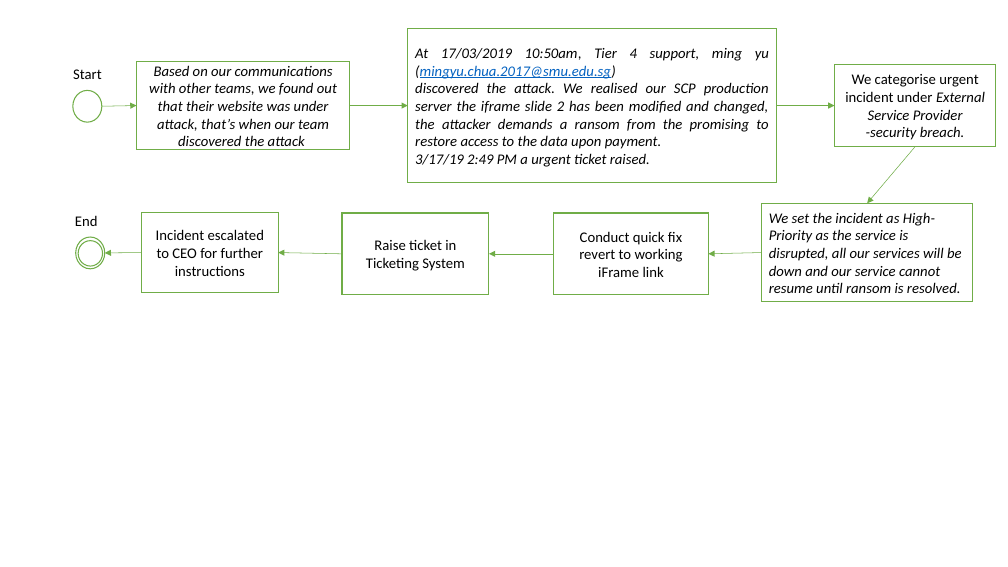
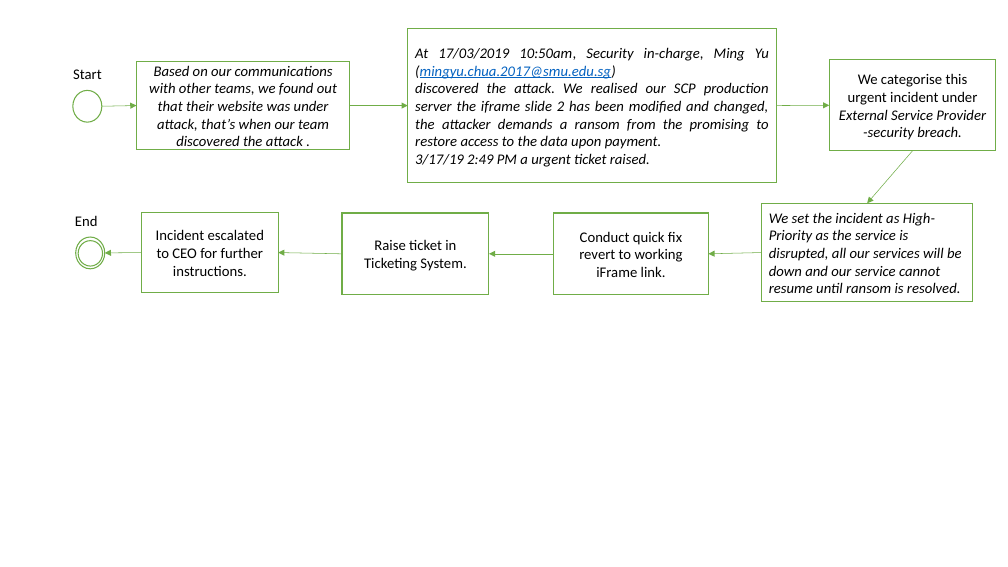
Before and after one commit to cmy96/esm214, a slide deck: slide 1 of IM Procedure.pptx. Drawn at 1008x567 pixels with LibreOffice and Linux fonts; fonts in the diff are those of the drawing. Boxes give left, top, right and bottom in pixels: in the first picture for what was removed or moved away, otherwise in the second. Text is boxed around its words. In the diff, an @@ line names an element or a change of style, - is before the commit and + after.

Commit message:
update IM

```diff
--- a/IM Procedure.pptx
+++ b/IM Procedure.pptx
@@ text in rectangle at box(415, 47, 769, 79): text changed @@
-At 17/03/2019 10:50am, Tier 4 support, ming yu (mingyu.chua.2017@smu.edu.sg)
+At 17/03/2019 10:50am, Security in-charge, Ming Yu (mingyu.chua.2017@smu.edu.sg)
@@ text in rectangle at box(149, 65, 337, 150): text changed @@
-Based on our communications with other teams, we found out that their website was under attack, that’s when our team discovered the attack
+Based on our communications with other teams, we found out that their website was under attack, that’s when our team discovered the attack .
@@ rectangle "We categorise this urgent incident ...": place and size @@
-rectangle "We categorise this urgent incident ..." at box(835, 64, 997, 147)
+rectangle "We categorise this urgent incident ..." at box(830, 60, 996, 150)
@@ text in rectangle at box(839, 73, 986, 140): text changed @@
-We categorise urgent incident under External Service Provider -security breach.
+We categorise this urgent incident under External Service Provider -security breach.
@@ arrow moved from (777, 106) - (835, 106) to (777, 106) - (830, 105) @@
@@ arrow moved from (916, 147) - (867, 203) to (913, 150) - (867, 203) @@
@@ text in rectangle at box(156, 229, 264, 276): text changed @@
-Incident escalated to CEO for further instructions
+Incident escalated to CEO for further instructions.
@@ text in rectangle at box(579, 231, 683, 277): text changed @@
-Conduct quick fix revert to working iFrame link
+Conduct quick fix revert to working iFrame link.
@@ text in rectangle at box(364, 240, 466, 271): text changed @@
-Raise ticket in Ticketing System
+Raise ticket in Ticketing System.
```
